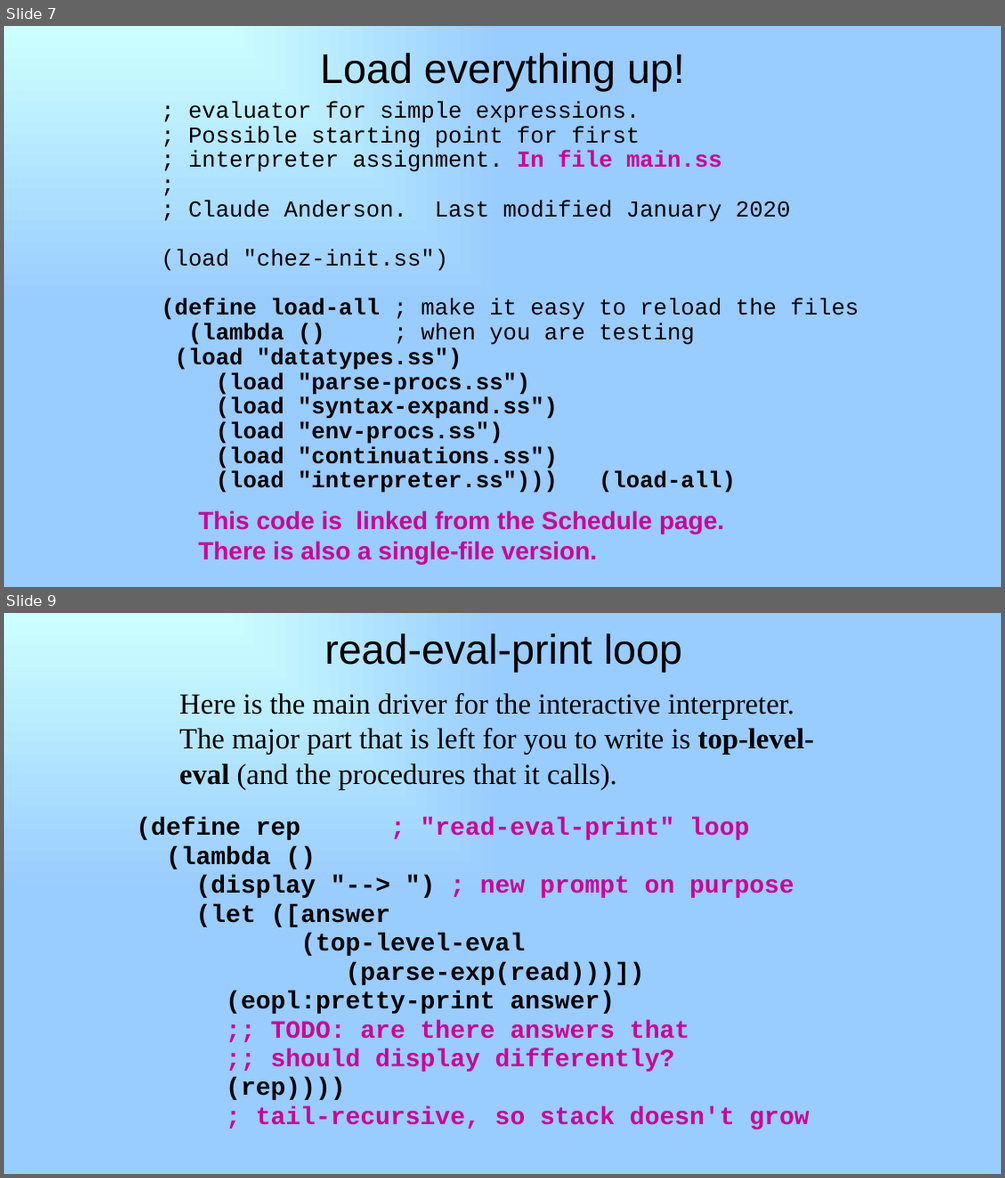
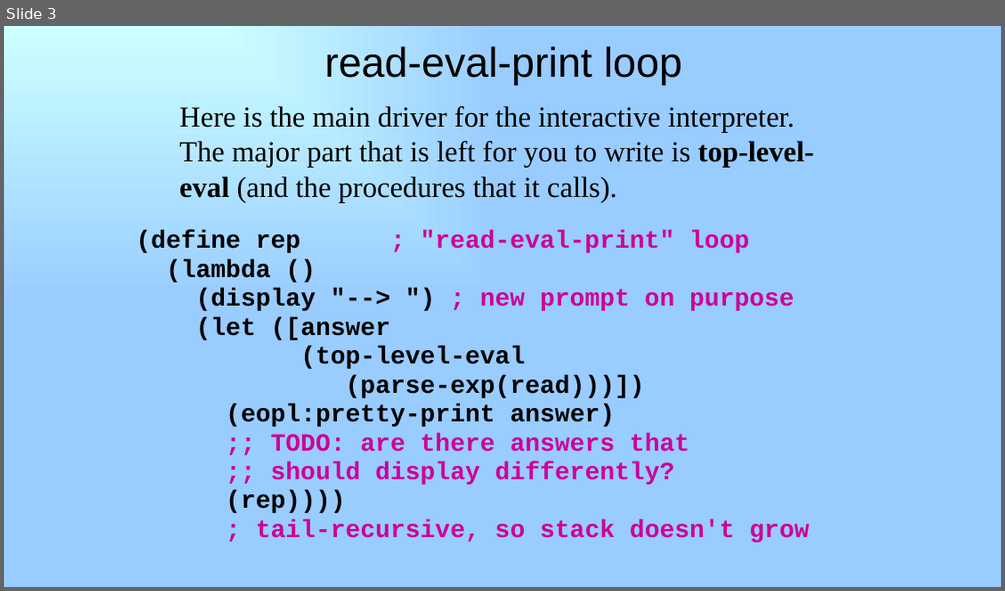
Before and after one commit to RHIT-CSSE/csse304, a slide deck: ClassMaterials/AddLetIfLambda/20-add-let-if-lambda.pptx. Shown one above the other, each under a label of ours: slides 7 and 9 before the commit, slide 3 after it; the slides between them are not shown. The pictures are 1005x1178 and 1005x591 pixels, drawn with LibreOffice and Linux fonts; fonts in the diff are those of the drawing. Boxes give left, top, right and bottom in pixels: in the first picture for what was removed or moved away, otherwise in the second. Text is boxed around its words. In the diff, an @@ line names an element or a change of style, - is before the commit and + after.

```diff
--- a/ClassMaterials/AddLetIfLambda/20-add-let-if-lambda.pptx
+++ b/ClassMaterials/AddLetIfLambda/20-add-let-if-lambda.pptx
@@ slide 7 removed at bbox=[4, 26, 1001, 587], background gradient #CCFFFF to #99CCFF @@
@@ title removed at bbox=[320, 53, 685, 91] @@
-Load everything up!
@@ text removed at bbox=[161, 101, 858, 492] @@
-; evaluator for simple expressions.
-; Possible starting point for first
-; interpreter assignment. In file main.ss
-;
-; Claude Anderson. Last modified January 2020
-(load "chez-init.ss")
-(define load-all ; make it easy to reload the files
-(lambda () ; when you are testing
-(load "datatypes.ss")
-(load "parse-procs.ss")
-(load "syntax-expand.ss")
-(load "env-procs.ss")
-(load "continuations.ss")
-(load "interpreter.ss"))) (load-all)
@@ text removed at bbox=[198, 510, 724, 564] @@
-This code is linked from the Schedule page.
-There is also a single-file version.
@@ what was slide 9 is now slide 3 @@
```
Also in this commit, not shown: 1 slide changed, 2 slides added, 13 other slides removed.
